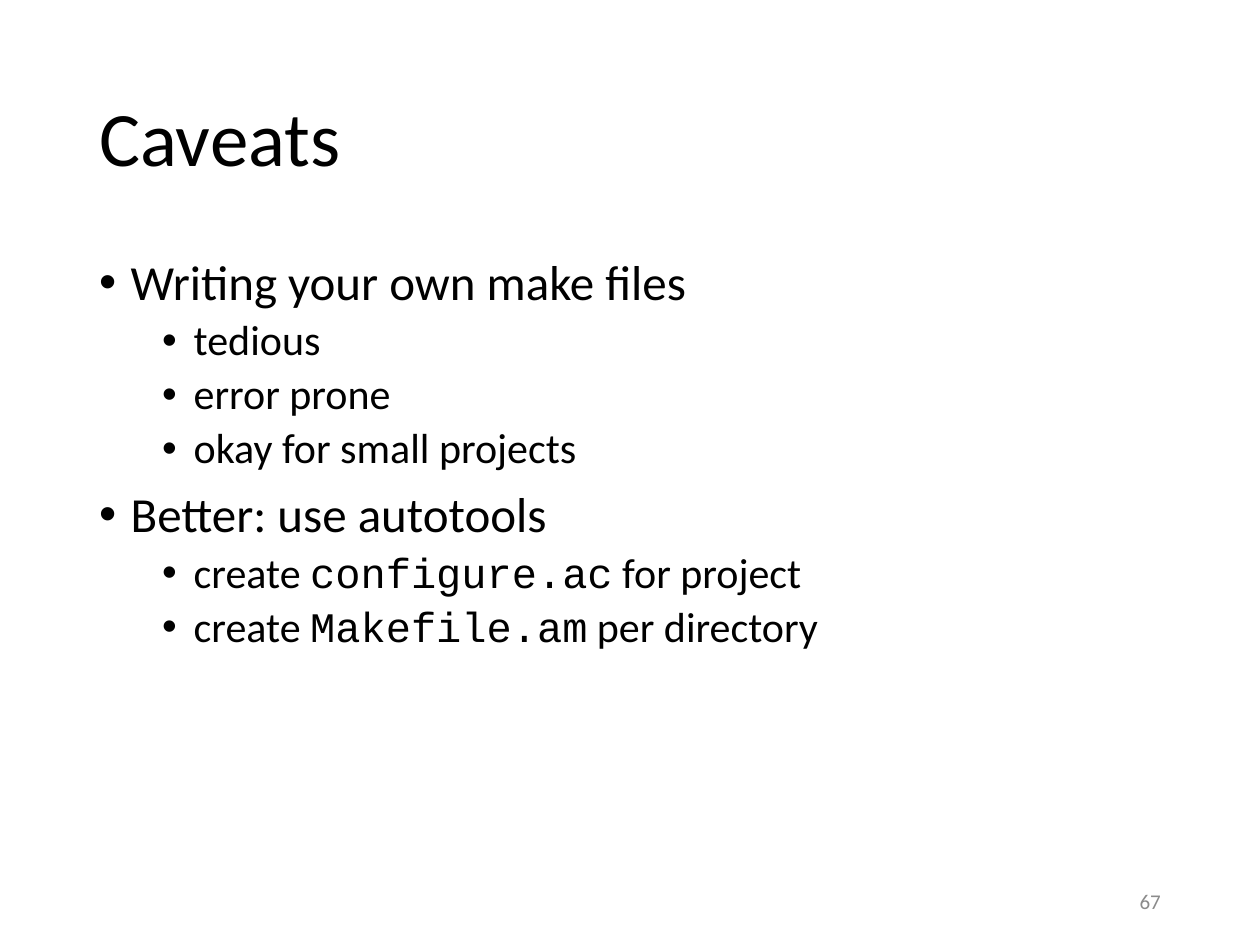
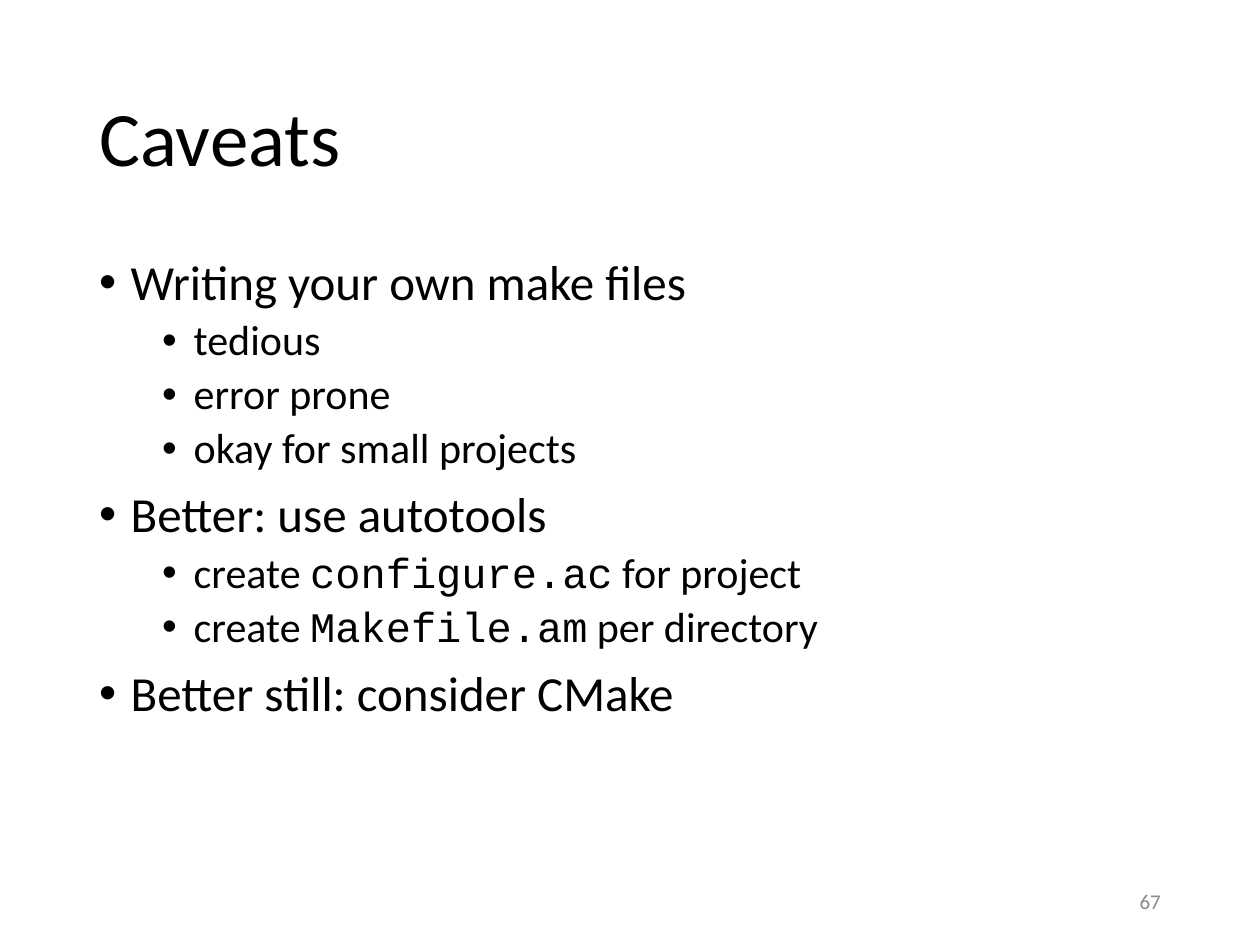
Before and after one commit to gjbex/training-material, a slide deck: slide 67 of CPlusPlus/scientific_cpp.pptx. Drawn at 1260x945 pixels with LibreOffice and Linux fonts; fonts in the diff are those of the drawing. Boxes give left, top, right and bottom in pixels: in the first picture for what was removed or moved away, otherwise in the second. Text is boxed around its words. In the diff, an @@ line names an element or a change of style, - is before the commit and + after.

```diff
--- a/CPlusPlus/scientific_cpp.pptx
+++ b/CPlusPlus/scientific_cpp.pptx
@@ text at <box>131,677,673,712</box>: paragraph added @@
+• Better still: consider CMake
```
Also in this commit, not shown: 8 other slides changed.
